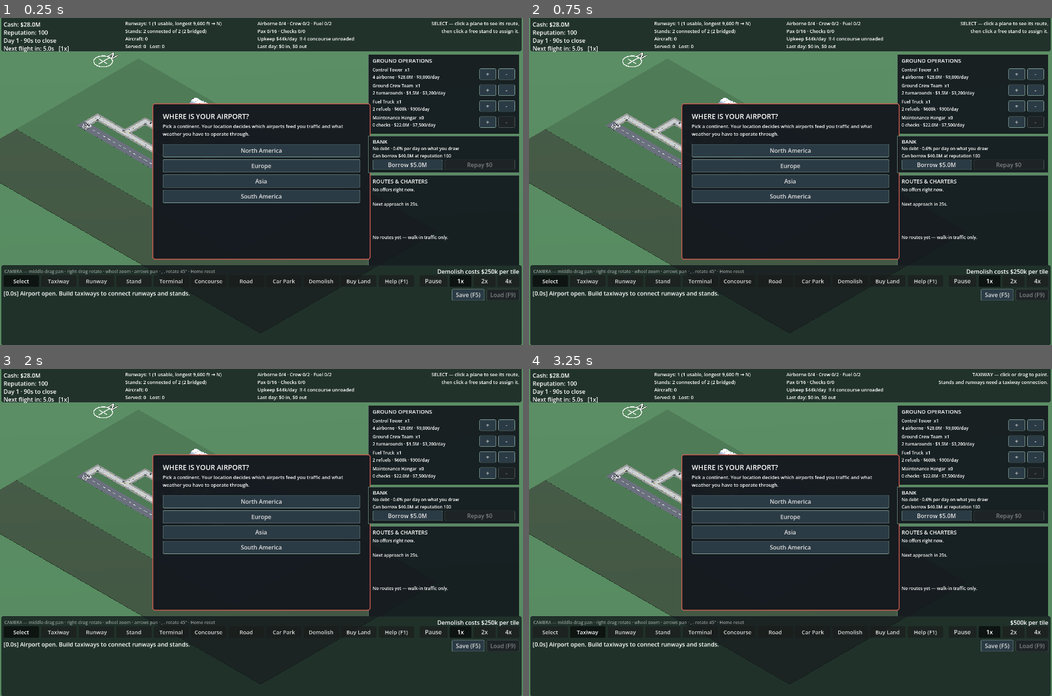
Above: before the commit, frames 1-4 (two rows, left to right).
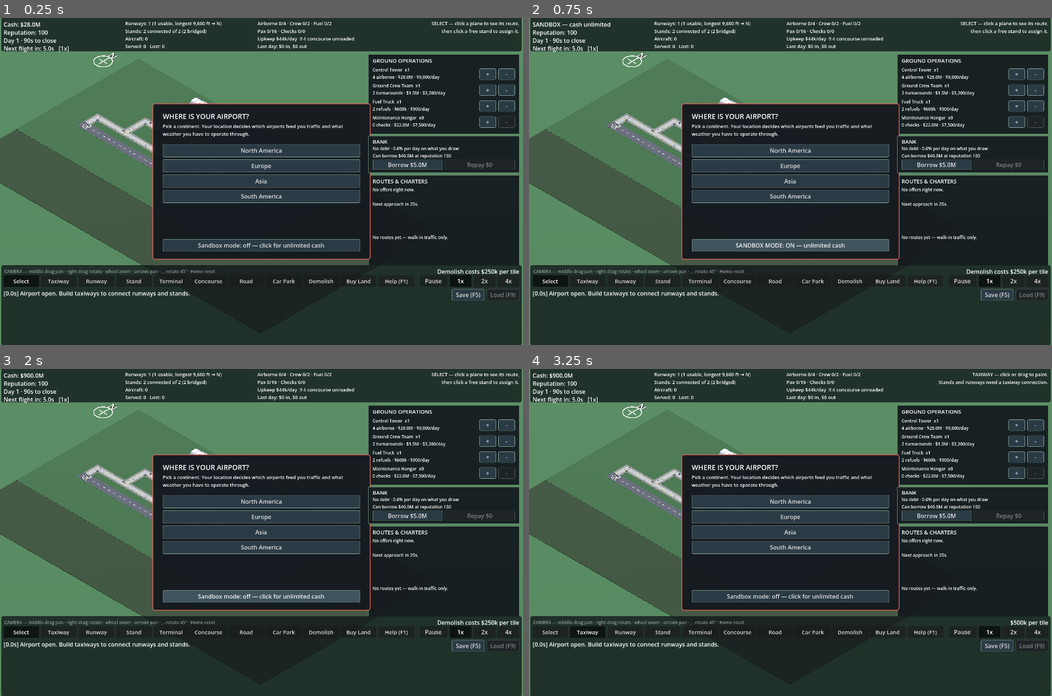
Above: after the commit, the same moments.

Repository: gerp93/airport
Game: Godot game, scene res://Main.tscn
Same seed, same stepped clock (60 frames per second), same inputs: the game is played once before the commit and once after it.
Inputs (mouse positions are in pixels of both pictures, inside the frame that each line leads up to):
- Up to frame 1 (0.25 s): no input
- Up to frame 2 (0.75 s): click (790, 246) at 0.5 s, where only the run after the commit has a clickable "Sandbox mode: off — click for…"
- Up to frame 3 (2 s): click (261, 597) at 1.25 s, where only the run after the commit has a clickable "SANDBOX MODE: ON — unlimited …"
- Up to frame 4 (3.25 s): click "Select" at 2 s; click "Taxiway" at 2.75 s

The runs differ from the first frame. In frame 1, 1.4% of the frame differs, in the area x 31-69%, y 67-72%; in frame 2, 1.6%, in the area x 0-69%, y 1-72%; in frame 3, 1.5%; in frame 4, 1.5%.

Commit message:
Shift a stand away from the building it would overhang, and add sandbox mode
The stand mesh is 56 units wide, and the half-tile lateral shift that lines its
lead-in up with a taxiway centreline pushes it 44 units to one side of a
64-wide footprint — so it overhangs the next tile by 12. At the root of a pier
that neighbour is the terminal hall, and the two visibly interpenetrated.

Either sign of that shift lands on a cell centre, so the choice was free all
along and simply was not being made. It now shifts AWAY from a building when
one side has one, which fixes the overlap without giving up the alignment.
This is a mitigation rather than a cure: a stand hemmed in by buildings on both
sides would still overhang. The real fix is an odd cross-dimension — a 3-wide
stand's axis is a cell centre with no shift at all — which is a footprint change
and a layout pass, not a constant.

Sandbox mode is a toggle on the start screen. Cash is topped back up every
frame rather than the costs being waived, so _spend(), the affordability
guards, the pause ledger and the confirmation thresholds all still run — a
sandbox game exercises the same code a real one does, which is the point of
testing layouts in it.

Co-Authored-By: Claude Opus 5 <noreply@anthropic.com>

Diff:
--- a/AirportGrid.gd
+++ b/AirportGrid.gd
@@ -657,10 +657,34 @@
 	# this lives here rather than in the renderer — the parked aircraft and the
 	# painted line have to agree.
 	var h := stand_park_heading(g)
-	if not is_nan(h):
-		var fwd := Vector2(cos(h), sin(h))
-		centre -= Vector2(-fwd.y, fwd.x) * (TILE * 0.5)
-	return centre
+	if is_nan(h):
+		return centre
+	var fwd := Vector2(cos(h), sin(h))
+	var perp := Vector2(-fwd.y, fwd.x)
+	# Either sign lands on a cell centre, so the choice is free — and it matters,
+	# because the stand mesh is wider than the half-footprint once shifted and
+	# overhangs whatever is on that side. At a pier root that neighbour is the
+	# terminal hall, and the two visibly interpenetrated. Shift AWAY from a
+	# building if one side has one.
+	var sign := -1.0
+	if _stand_side_blocked(g, -perp) and not _stand_side_blocked(g, perp):
+		sign = 1.0
+	return centre + perp * (sign * TILE * 0.5)
+
+
+# Is there a building immediately beyond the stand on this side? Checked one
+# cell out from each of the stand's own cells, since a 2x2 presents two of them
+# to each side.
+func _stand_side_blocked(g: Dictionary, dir: Vector2) -> bool:
+	var step := Vector2i(roundi(dir.x), roundi(dir.y))
+	for c in g["cells"]:
+		var probe: Vector2i = Vector2i(c) + step
+		if probe in g["cells"]:
+			continue
+		var t := tile_type(probe)
+		if t == TileType.TERMINAL or t == TileType.CONCOURSE:
+			return true
+	return false
 
 
 # Which way a parked aircraft's nose should point. Real stands are nose-in, so a
--- a/Main.gd
+++ b/Main.gd
@@ -241,6 +241,8 @@
 var last_upkeep := 0
 var loan_principal := 0
 var last_interest := 0
+var sandbox := false
+var sandbox_btn: Button
 var facilities := {}
 var used := {"crew": 0, "fuel": 0, "term": 0, "mech": 0}
 var reputation := 100
@@ -395,6 +397,7 @@
 		var b: Button = $UI/StartPanel.get_node("Opt%d" % i)
 		b.pressed.connect(_choose_setup.bind(i))
 		_style_button(b)
+	_build_sandbox_toggle()
 	# Headless balance runs can't click, so they take the first region.
 	if _echo_log or _auto_sign:
 		_choose_setup(0)
@@ -713,6 +716,42 @@
 	var pulse: float = 0.55 + 0.45 * absf(sin(time_elapsed * 2.2))
 	var sb: StyleBoxFlat = closure_banner.get_theme_stylebox("panel")
 	sb.border_color = Color(1.0, 0.45, 0.35, pulse)
+
+
+# --- sandbox ---
+#
+# Testing a layout meant playing the economy first: reaching the point where a
+# second pier is affordable takes most of a session, so anything about how the
+# buildings fit together was gated behind money that has nothing to do with it.
+#
+# Cash is topped back up every frame rather than the costs being waived. Nothing
+# else then has to know about sandbox at all — _spend(), the affordability
+# guards, the pause ledger and the confirmation thresholds all run exactly as
+# they do in a real game, so sandbox play still exercises the same code.
+const SANDBOX_CASH := 900_000_000
+
+
+func _build_sandbox_toggle() -> void:
+	sandbox_btn = Button.new()
+	sandbox_btn.focus_mode = Control.FOCUS_NONE
+	sandbox_btn.position = Vector2(28.0, 374.0)
+	sandbox_btn.size = Vector2(544.0, 34.0)
+	sandbox_btn.pressed.connect(_toggle_sandbox)
+	_style_button(sandbox_btn)
+	$UI/StartPanel.add_child(sandbox_btn)
+	_refresh_sandbox_btn()
+
+
+func _toggle_sandbox() -> void:
+	sandbox = not sandbox
+	_refresh_sandbox_btn()
+
+
+func _refresh_sandbox_btn() -> void:
+	if sandbox_btn == null:
+		return
+	sandbox_btn.text = "SANDBOX MODE: ON — unlimited cash" if sandbox \
+		else "Sandbox mode: off — click for unlimited cash"
 
 
 # --- financing ---
@@ -2919,6 +2958,10 @@
 		_simulate(dt)
 		if reputation <= 0:
 			_end_run()
+	# Topped up rather than made free, so every cost, guard and ledger entry
+	# still runs — see SANDBOX_CASH.
+	if sandbox:
+		money = SANDBOX_CASH
 	_update_hud()
 	_update_ops_ui()
 	_update_bank_ui()
@@ -3029,6 +3072,7 @@
 		"day": day, "day_time": day_time, "day_revenue": day_revenue,
 		"last_day_revenue": last_day_revenue, "last_upkeep": last_upkeep,
 		"loan_principal": loan_principal, "last_interest": last_interest,
+		"sandbox": sandbox,
 		"facilities": facilities.duplicate(),
 		"routes": routes.duplicate(true),
 		"arrival_queue": arrival_queue.duplicate(true),
@@ -3088,6 +3132,8 @@
 	# existed simply restores as an airport with no debt, which is exactly right.
 	loan_principal = d.get("loan_principal", 0)
 	last_interest = d.get("last_interest", 0)
+	sandbox = d.get("sandbox", false)
+	_refresh_sandbox_btn()
 	facilities = d.get("facilities", facilities)
 	# No aircraft are restored, so nothing is holding ground support.
 	for k in used:
@@ -3279,6 +3325,8 @@
 
 func _update_hud() -> void:
 	money_label.text = "Cash: %s" % money_str(money)
+	if sandbox:
+		money_label.text = "SANDBOX — cash unlimited"
 	if loan_principal > 0:
 		money_label.text += "   ·   debt %s" % money_str(loan_principal)
 	rep_label.text = "Reputation: %d" % reputation
